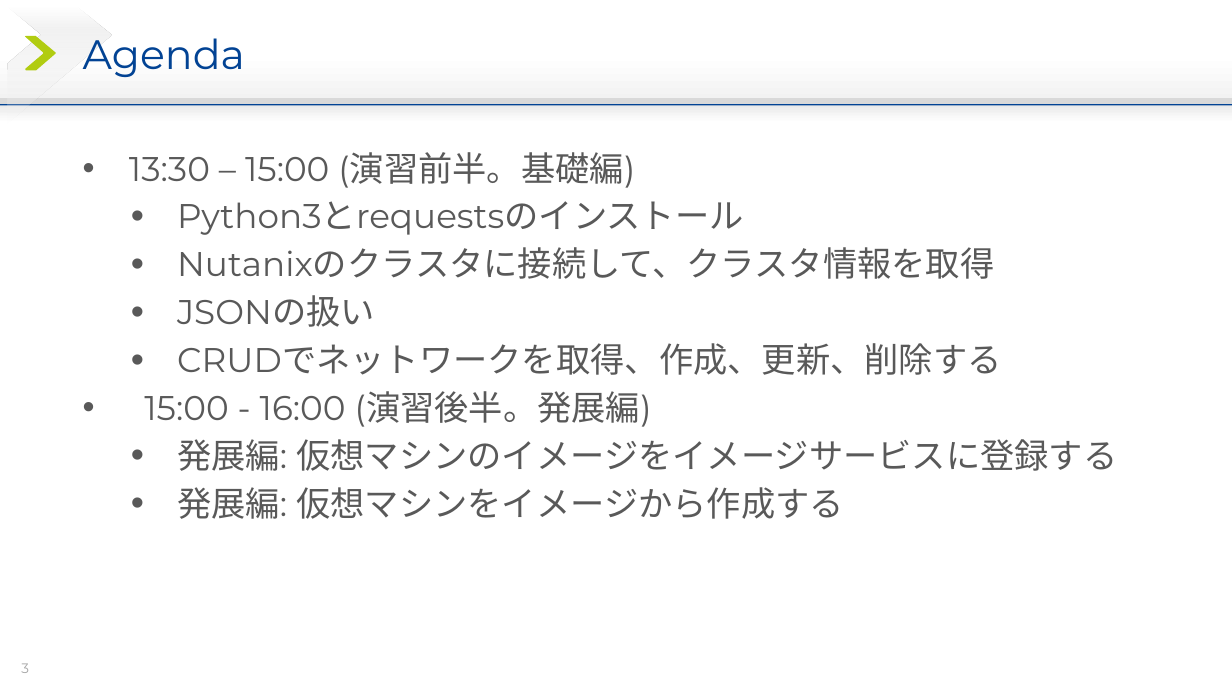
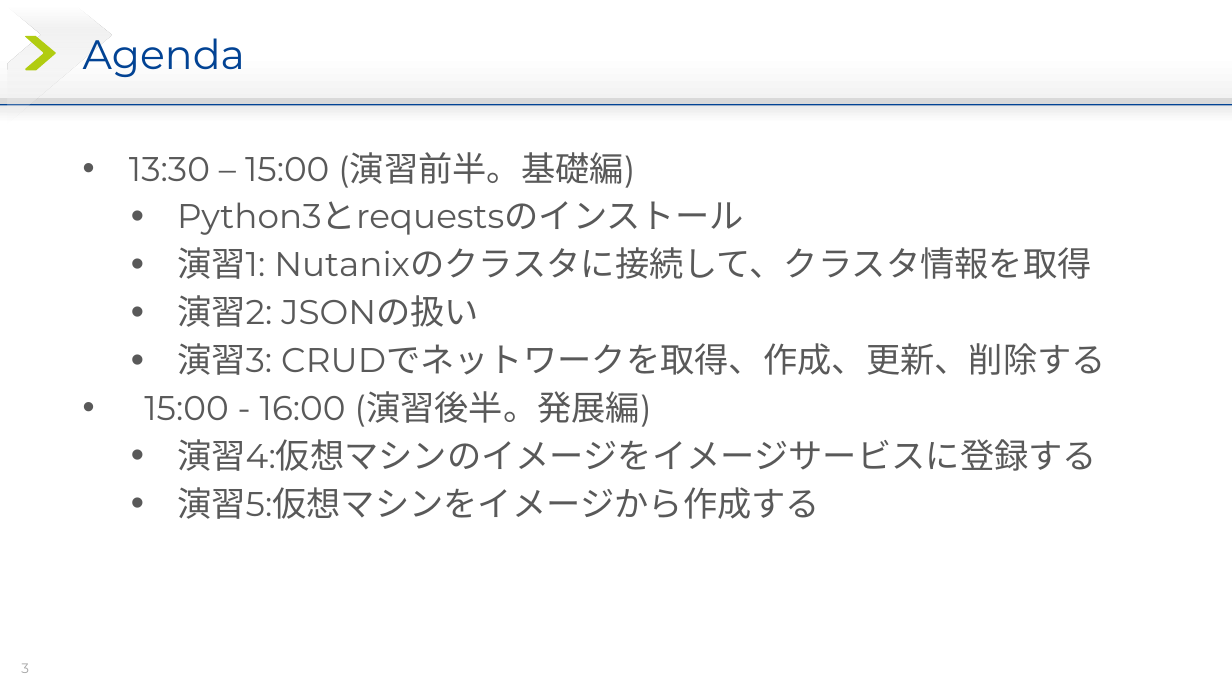
Before and after one commit to yuichi110/nutanix_restapi_bootcamp, a slide deck: slide 3 of about_restapi.PPTX. Drawn at 1232x693 pixels with LibreOffice and Linux fonts; fonts in the diff are those of the drawing; background and template pictures are left out. Boxes give left, top, right and bottom in pixels: in the first picture for what was removed or moved away, otherwise in the second. Text is boxed around its words. In the diff, an @@ line names an element or a change of style, - is before the commit and + after.

```diff
--- a/about_restapi.PPTX
+++ b/about_restapi.PPTX
@@ text at (177, 247, 1106, 375): text changed @@
-  • Nutanixのクラスタに接続して、クラスタ情報を取得
-  • JSONの扱い
-  • CRUDでネットワークを取得、作成、更新、削除する
+  • 演習1: Nutanixのクラスタに接続して、クラスタ情報を取得
+  • 演習2: JSONの扱い
+  • 演習3: CRUDでネットワークを取得、作成、更新、削除する
@@ text at (177, 439, 1097, 519): text changed @@
-  • 発展編: 仮想マシンのイメージをイメージサービスに登録する
-  • 発展編: 仮想マシンをイメージから作成する
+  • 演習4:仮想マシンのイメージをイメージサービスに登録する
+  • 演習5:仮想マシンをイメージから作成する
```
Also in this commit, not shown: 4 other slides changed, 6 other files.
